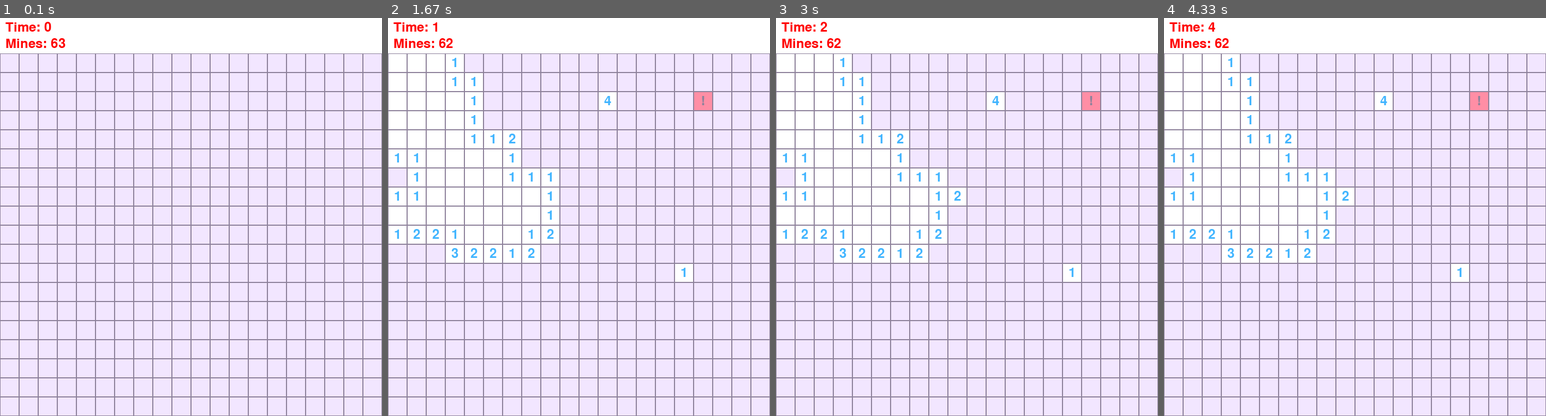
Above: before the commit, frames 1-4 (left to right).
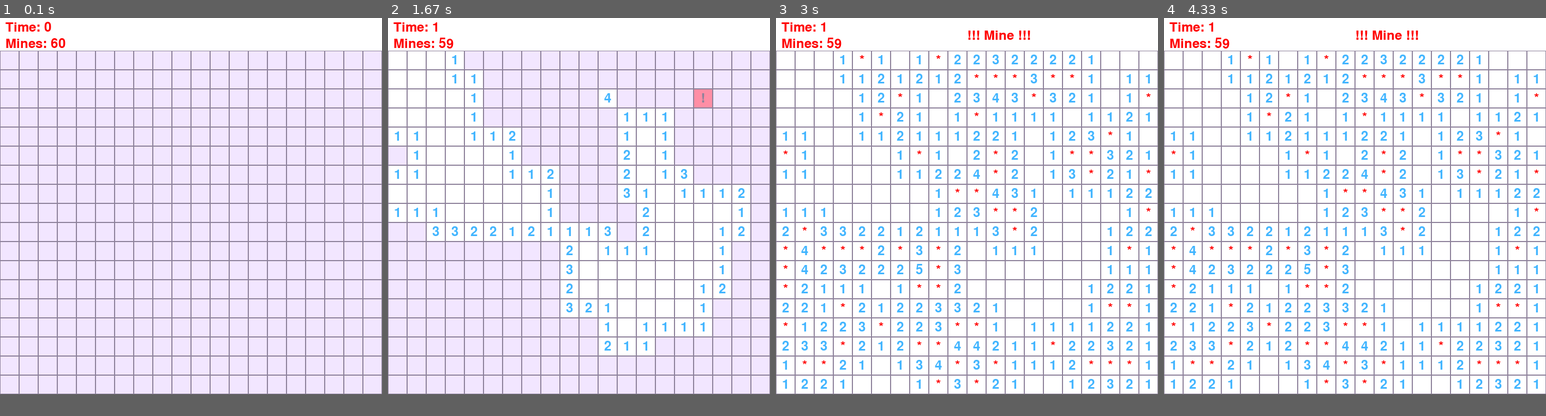
Above: after the commit, the same moments.

Repository: ohiayame/Game_pygame
Game: pygame game, started from 지뢰/game.py
Same seed, same stepped clock (60 frames per second), same inputs: the game is played once before the commit and once after it.
Inputs (mouse positions are in pixels of both pictures, inside the frame that each line leads up to):
- Up to frame 1 (0.1 s): no input
- Up to frame 2 (1.67 s): press the mouse at (487, 209) at 0.37 s; move the mouse to (552, 248) at 0.47 s; release the mouse at (617, 288) at 0.6 s; click (613, 105) at 0.72 s; click (678, 264) at 1.05 s; right-click (701, 97) at 1.38 s
- Up to frame 3 (3 s): click (955, 201) at 1.72 s
- Up to frame 4 (4.33 s): no input
In our replay, the window is 700x735 before the commit and 700x695 after it. These sizes can differ from the game's own. Grey fills any space a smaller window leaves; there, only what the larger window draws over its background counts as a difference.

The runs differ from the first frame. In frame 1, 10% of the frame differs, in the area x 0-100%, y 5-100%; in frame 2, 29%; in frame 3, 67%, in the area x 0-100%, y 0-100%; in frame 4, 67%.

Commit message:
7/25 게일 반복, !클릭 못하게 동시 클릭X

Diff:
--- a/지뢰/game.py
+++ b/지뢰/game.py
@@ -13,15 +13,15 @@
 
 # 표 크기
 width = 20
-height = 19
+height = 18
 cell_size = 35
-info_height = 70  # 정보 영역 높이
+info_height = 65 # 정보 영역 높이
 
 screen_width = width * cell_size
 screen_height = height * cell_size + info_height  # 화면 높이에 정보 영역 추가
 
 screen = pygame.display.set_mode((screen_width, screen_height))
-pygame.display.set_caption("지뢰게임")
+pygame.display.set_caption("지뢰 게임")
 clock = pygame.time.Clock()
 
 num_li = [[0] * width for _ in range(height)]  # 주변에 있는 지뢰의 갯수를 저장할 리스트
@@ -81,7 +81,7 @@
             if check[x][y]:
                 open_value += 1
                 # 지뢰의 좌표를 입력하면 종료
-                if num_li[x][y] == "*":
+                if boms[x][y]:
                     draw_text('*', x, y, RED)
                     msg = "!!! Mine !!!"
                     game = True
@@ -93,7 +93,7 @@
 
             pygame.draw.rect(screen, viored, (y * cell_size, x * cell_size + info_height, cell_size, cell_size), 1)  # 囲い線
     # 지뢰를 다 피하고 출력이 되면 clear
-    if num_mines == (width * height) - open_value:
+    if not game and (num_mines == (width * height) - open_value):
         msg = "Clear!!!"
         game = True
     if game:
@@ -102,9 +102,8 @@
         print(msg)
         return True
 
-# 출력
 def draw_text(text, row, col, color):
-    font = pygame.font.Font(None, 36)
+    font = pygame.font.Font(None , 36)
     text_surface = font.render(text, True, color)
     text_rect = text_surface.get_rect(center=(col * cell_size + cell_size // 2, row * cell_size + cell_size // 2 + info_height))
     screen.blit(text_surface, text_rect)
@@ -139,10 +138,9 @@
             running = False
         elif event.type == pygame.MOUSEBUTTONDOWN:
             if y > info_height and not game_over:  # 정보 영역을 클릭하지 않도록 함
-                game += 1
-                if event.button == 1:  # 왼쪽 클릭
+                if event.button == 1 and not flag[grid_x][grid_y]:  # 왼쪽 클릭
+                    game += 1
                     left_click = True
-
                     if game == 1:  # 처음 클릭이면 지뢰이외 주변 오픈
                         # 지뢰의 위치를 random으로 설정 True로 변환
                         checknum = 0
@@ -174,23 +172,29 @@
                                 if 0 <= nx < height and 0 <= ny < width:
                                     if not boms[nx][ny]:
                                         view(nx, ny)
+
                     elif right_click:  # 오른쪽도 True면 주변 오픈
                         bom = surroundings(grid_x, grid_y, boms)
-                        if num_li[grid_x][grid_y] == bom / 10:
+                        if not boms[grid_x][grid_y] and (num_li[grid_x][grid_y] == bom / 10):
                             surroundings(grid_x, grid_y, view)
 
                     else:
-                        check[grid_x][grid_y] = True  # 한 개만 오픈
-
-                elif event.button == 3:  # 오른쪽 클릭
-                    right_click = True
-                    if left_click:  # 왼쪽도 True면 주변 오픈
-                        bom = surroundings(grid_x, grid_y, boms)
-                        if num_li[grid_x][grid_y] == bom / 10:
+                        if num_li[grid_x][grid_y] == 0:
                             surroundings(grid_x, grid_y, view)
+                        else:
+                            check[grid_x][grid_y] = True  # 한 개만 오픈
+
+                elif event.button == 3 :  # 오른쪽 클릭
+                    if left_click :  # 왼쪽도 True면 주변 오픈
+                        if not flag[grid_x][grid_y]:
+                            bom = surroundings(grid_x, grid_y, boms)
+                            if not boms[grid_x][grid_y] and (num_li[grid_x][grid_y] == bom / 10):
+                                surroundings(grid_x, grid_y, view)
                     else:
                         flag[grid_x][grid_y] = not flag[grid_x][grid_y]
-                        remaining_mines += -1 if flag[grid_x][grid_y] else 1
+                        if not check[grid_x][grid_y]:
+                            remaining_mines += -1 if flag[grid_x][grid_y] else 1
+                    right_click = True
 
         elif event.type == pygame.MOUSEBUTTONUP:
             if event.button == 1:
@@ -202,9 +206,21 @@
     if glaf():
         draw_info()
         pygame.display.flip()
+        game = 0
+        check = [[True] * width for _ in range(height)]
+        glaf()
+        pygame.display.flip()
         pygame.time.wait(3000)
-        running = False
-    else:
-        draw_info()
-        pygame.display.flip()
+
+        game_over = False
+        num_li = [[0] * width for _ in range(height)]  # 주변에 있는 지뢰의 갯수를 저장할 리스트
+        boms = [[False] * width for _ in range(height)]  # 지뢰가 있으면 True
+        check = [[False] * width for _ in range(height)]  # 출력상태
+        flag = [[False] * width for _ in range(height)]  # 지뢰 예상
+        num_mines = (width * height) // 6
+        remaining_mines = num_mines
+        start_time = time.time()
+
+    draw_info()
+    pygame.display.flip()
 pygame.quit()
